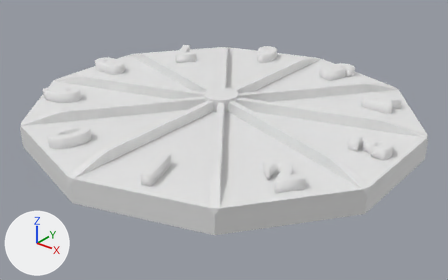
Renders of the Blender file Whell_with_.blend from each side of a commit.
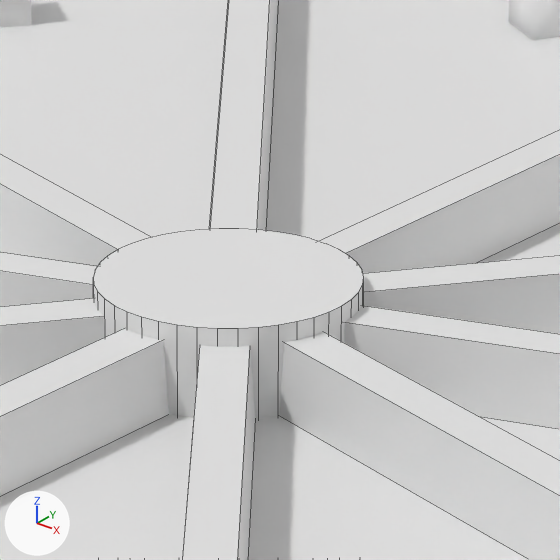
There are two pictures of each version: one whole from a 50 mm camera at (47.4, -58.8, 31.2) aimed at (1.3, -1.1, -4.5), one close up on the part from 43% to 59% of the width and 21% to 46% of the height. The axes (+X, +Y, +Z) are drawn at lower left. The lights are the same throughout. The close-ups show mesh edges as thin lines.

Objects in the first close-up: 'Cylinder', 'Cylinder.003', 'Text.005', 'Text.006'.
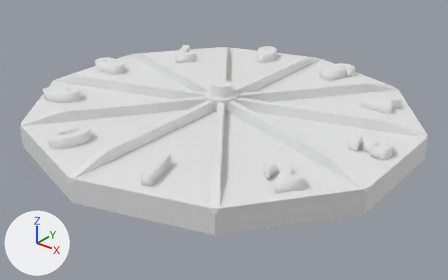
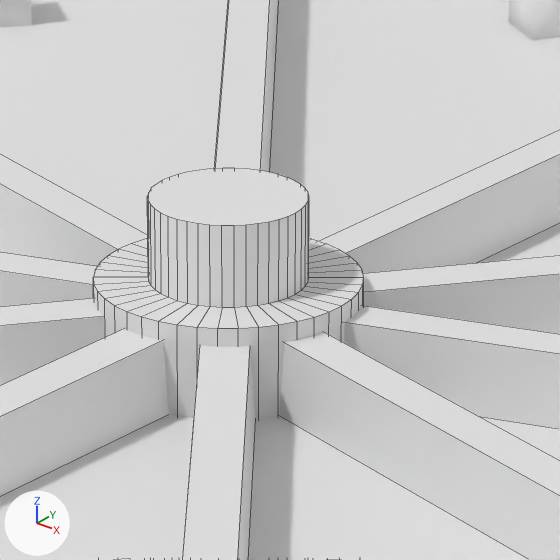
Location of each change, (x1, y1, x2, y2) in pixels of the close-ups (560 x 560 px):
```json
{"object": "Cylinder.003", "change": "reshaped", "before": [93, 229, 364, 418], "after": [93, 168, 364, 418], "on screen": "32% taller"}
{"part": 1, "of": "me_cylinder_001", "change": "built on", "before": [93, 229, 364, 328], "after": [93, 168, 364, 328]}
```

Edits to the scene script, one JSON object a line:
```json
{"block": "me_cylinder_001", "where": "# used by ob_cylinder_003; location = (0.0, 0.0, -2.74); rotation_euler = (0.0, 3.142, 0.0), in degrees (0, 180, 0); scale = (0.262, 0.261, 0.51)"}
{"op": "remove", "block": "me_cylinder_001", "code": "me_cylinder_001.from_pydata(...)  # 126 vertices, 86 faces; spans x -8.6..8.6, y -8.6..8.6, z -8.1..1.8"}
{"op": "add", "block": "me_cylinder_001", "code": "me_cylinder_001.from_pydata(...)  # 294 vertices, 254 faces; spans x -8.6..8.6, y -8.6..8.6, z -10.9..4.7"}
{"block": "me_cylinder_001", "change": "me_cylinder_001 part 1"}
{"block": "me_cylinder_001", "change": "1 face is deleted"}
{"block": "me_cylinder_001", "change": "42 vertices are added at x -5.1..5.1, y -5.1..5.1, z -10.9"}
{"block": "me_cylinder_001", "change": "42 new vertices lie (0.0, 0.0, 2.8) away from vertices in x -5.1..5.1, y -5.1..5.1, z -10.9"}
{"block": "me_cylinder_001", "change": "85 new faces join them"}
```
